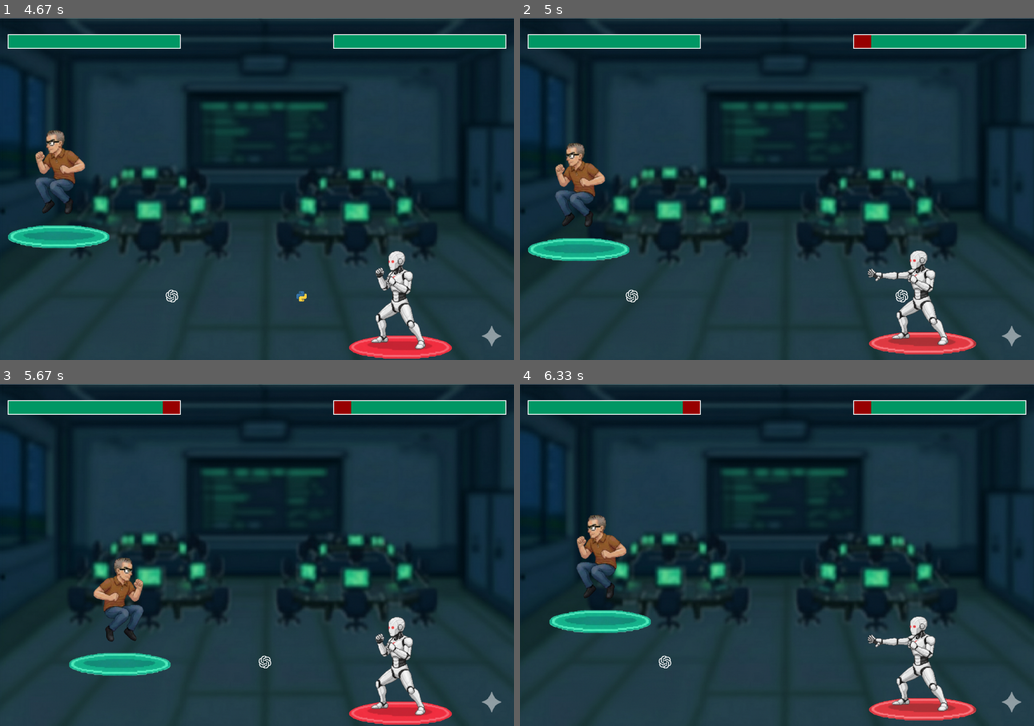
Above: before the commit, frames 1-4 (two rows, left to right).
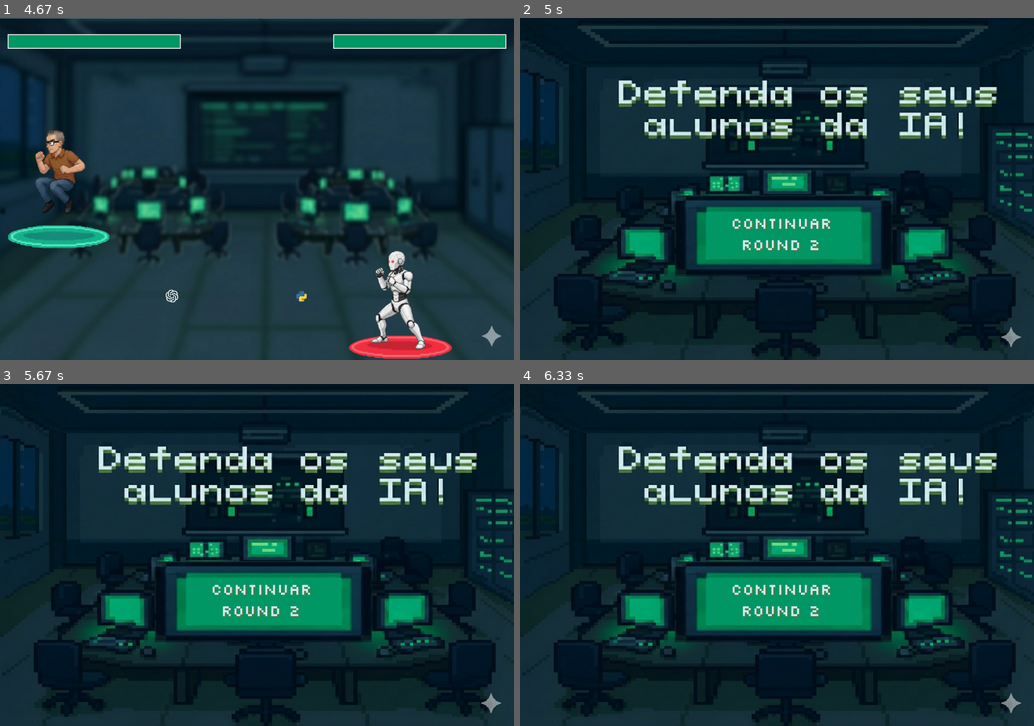
Above: after the commit, the same moments.

Repository: Gabriel-Henrique-2009/Trabalho_PyGames
Game: pygame game, started from Trabalho_PyGames/sistemadetiro.py
Two runs of this game, one before a commit and one after it. Both use one fixed random seed, a clock stepped at 60 frames per second and the inputs below.
Inputs (mouse positions are in pixels of both pictures, inside the frame that each line leads up to):
- Up to frame 1 (4.67 s): click (246, 230) at 0.38 s; click (66, 154) at 0.72 s; click (215, 168) at 3.88 s; hold Left from 4.17 s (still down); tap Space at 4.23, 4.53 s
- Up to frame 2 (5 s): release Left at 4.7 s
- Up to frame 3 (5.67 s): hold Right from 5.17 s (still down); tap Space at 5.23, 5.53 s
- Up to frame 4 (6.33 s): release Right at 5.8 s; hold Left 5.83-6.3 s; tap Space at 5.9, 6.2 s

Frame 1 is identical in both runs. In frame 2, 45% of the frame differs, in the area x 0-100%, y 0-100%; in frame 3, 44%; in frame 4, 45%.

Commit message:
Concerto de bugs.

Diff:
--- a/Trabalho_PyGames/sistemadetiro.py
+++ b/Trabalho_PyGames/sistemadetiro.py
@@ -46,6 +46,8 @@
 imagem_atk_chatgpt = pygame.transform.scale(imagem_atk_chatgpt,(40, 40)) # deixei maior que o tiro do jogador para intimidar kkkkkkk
 tempo_ultimo_tiro_robo = 0
 intervalo_dos_tiro = 1.5
+vida_boss_max = 1 #VIDA BOSS
+vida_teste_5 = 0
 ###
 
 imagem = pygame.image.load("unnamed.jpg")
@@ -53,12 +55,12 @@
 imagem = imagem.convert()
 #essa linha tava conflitando com a imagem
 #essa tbm
-
+fase1 = "round 1"
 fase2 = "round 2"
 fase3 = "round 3"
 fase4 = "round 4"
 fase5 = "round 5"
-usando = fase2
+usando = fase1
 modo_vitoria = 1
 
 
@@ -79,6 +81,7 @@
 texto_fase = font.render(usando, True, (215, 238, 244))
 texto_rect_fase = texto_fase.get_rect(topleft=(516, 505))
 texto_fase_sombra = font.render(usando, True, (80, 123, 70))
+estado_jogo = "MENU"
 texto_rect_fase_sombra = texto_fase_sombra.get_rect(topleft=(519,508))
 
 
@@ -231,21 +234,18 @@
             # #ele tbm evita ter que ficar fazendo conta da posição do mouse :)
             # # Eduardo, aqui que a gnt vai ter que fazer o nosso jogo msm, né? eu coloquei só o botão de jgr. Acho bom fazer o jogo em um outro arquivo e depois, só passar pra cá
 
-            if estado_jogo == "MENU2":
+            if estado_jogo in ["MENU","MENU2"]:
                 if botao_menu_teste.collidepoint(evento.pos):
             # Só muda a fase aqui, quando o botão for clicado!
-                    if usando == fase2:
-                        usando = fase3
-                    elif usando == fase3:
-                        usando = fase4
-                    elif usando == fase4:
-                        usando = fase5
-
-                    texto_fase = font.render(usando, True, (215, 238, 244))
-                    texto_fase_sombra = font.render(usando, True, (80, 123, 70))
-
-            if estado_jogo == "MENU" or estado_jogo == "MENU2":
-                if botao_menu_teste.collidepoint(evento.pos):
+               #     if usando == fase2:
+              #          usando = fase3
+               #     elif usando == fase3:
+               #         usando = fase4
+               #     elif usando == fase4:
+               #         usando = fase5
+                    estado_jogo = "COUNTDOWN"
+                    contagem_final = time.time()
+                    contagem = 3
                     estado_jogo = "COUNTDOWN"
                     contagem_final = time.time()
                     contagem = 3
@@ -260,6 +260,8 @@
                     armazenar_tiro_boss.clear()
                     posicao_y_vitoria = 800
 
+                    texto_fase = font.render(usando, True, (215, 238, 244))
+                    texto_fase_sombra = font.render(usando, True, (80, 123, 70))
             elif estado_jogo == "JOGANDO":
                 if evento.button == 1:
                     if var_muni == 1:
@@ -394,24 +396,38 @@
         #     vida_player -= 1
         #     tempo_imunidade_player = time.time()
 
+
+
+      #  if usando == fase5:
+       #     modo_vitoria += 1
+
+        # sistema de tiro ajustado
+        if vida_teste_5 >= vida_boss_max: #alterar vida do boss # IF MALDITO PPRRT
+            print("MOGOU A IA BETA")
+            if usando == fase5:
+                tempo_inicio_vitoria = time.time()
+                estado_jogo = "VITORIA"
+            else:
+                if usando == fase1:
+                    usando = fase2
+                elif usando ==  fase2:
+                    usando = fase3
+                elif usando == fase3:
+                    usando = fase4
+                elif usando == fase4:
+                    usando = fase5
+
+                texto_fase = font.render(usando,  True,(215,238,244))
+                texto_fase_sombra = font.render(usando,True,(80,123,70))
+                estado_jogo = "MENU2"
+            vida_teste_5 = 0
+            armazenar_tiro.clear()
+            armazenar_tiro_boss.clear()
+
         if vida_player <= 0:
             print("VC foi mogado pela IA sigma 🤣🤣🤣")
             print("tenta dnv beta 🤦‍♂️")
             estado_jogo = "MENU"
-
-        if usando == fase5:
-            modo_vitoria += 1
-
-        # sistema de tiro ajustado
-        if vida_teste_5 >= 10: #alterar vida do boss
-            print("MOGOU A IA BETA")  #linha da alteração da vida
-            tempo_inicio_vitoria = time.time()
-            if modo_vitoria == 1:
-                estado_jogo = "MENU2"
-            elif modo_vitoria == 2:
-                estado_jogo = "VITORIA"
-
-
 
         tela.blit(imagem_fundo, (0,0))
         for tiro in armazenar_tiro:
@@ -457,6 +473,8 @@
 
         if tempo_passado >= 10.0:
             estado_jogo = "MENU"
+            usando = fase1
+            vida_teste_5 = 0
 
     pygame.display.update()
     clock.tick(60)
